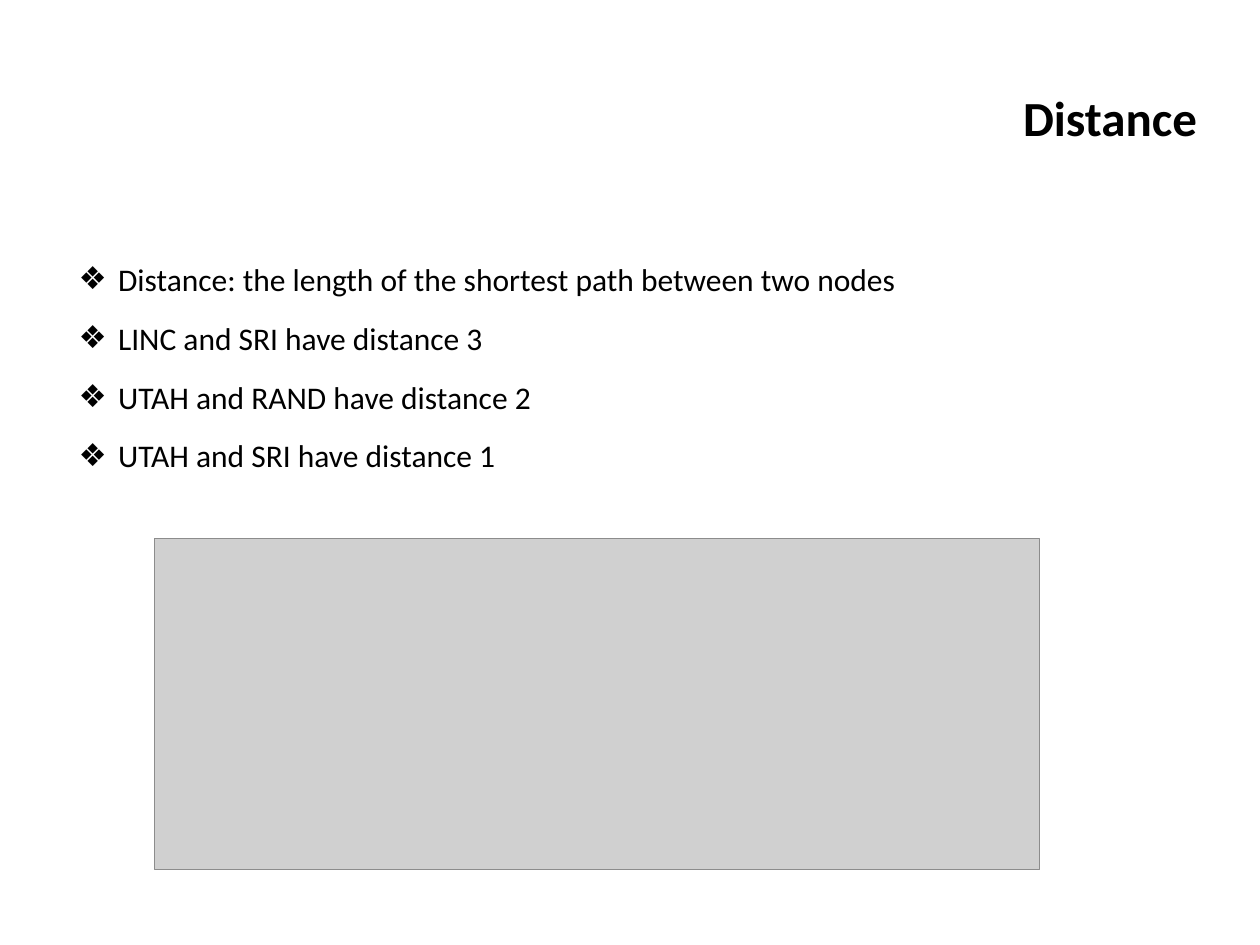
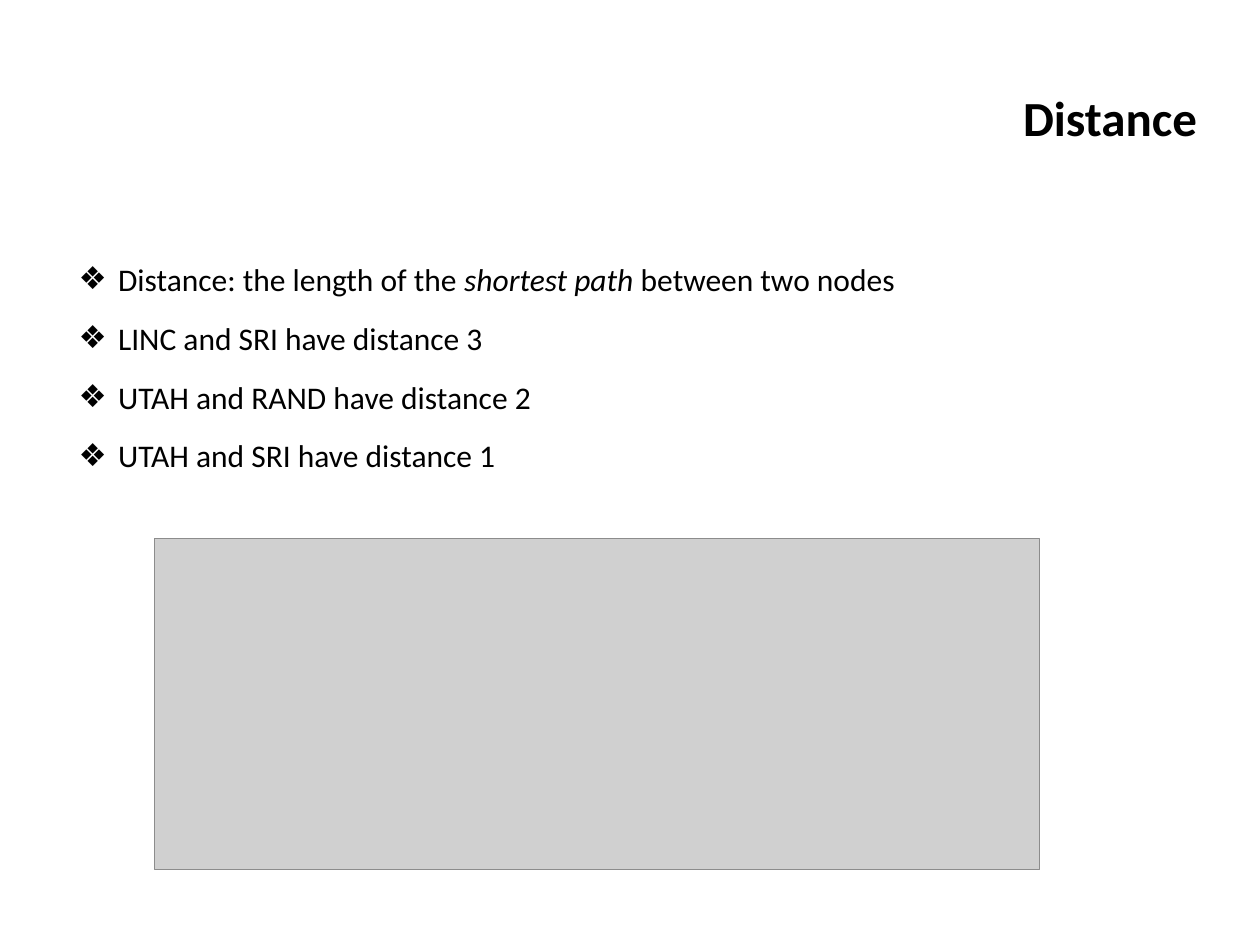
Before and after one commit to ifromm/dsa, a slide deck: slide 12 of slides/unit_6_trees.pptx. Drawn at 1260x945 pixels with LibreOffice and Linux fonts; fonts in the diff are those of the drawing; grey boxes stand for pictures; background and template pictures are left out. Boxes give left, top, right and bottom in pixels: in the first picture for what was removed or moved away, otherwise in the second. Text is boxed around its words. In the diff, an @@ line names an element or a change of style, - is before the commit and + after.

```diff
--- a/slides/unit_6_trees.pptx
+++ b/slides/unit_6_trees.pptx
@@ text at [118,269,895,297]: italic on in "shortest path" @@
```
Also in this commit, not shown: 14 other slides changed, 2 other files.
